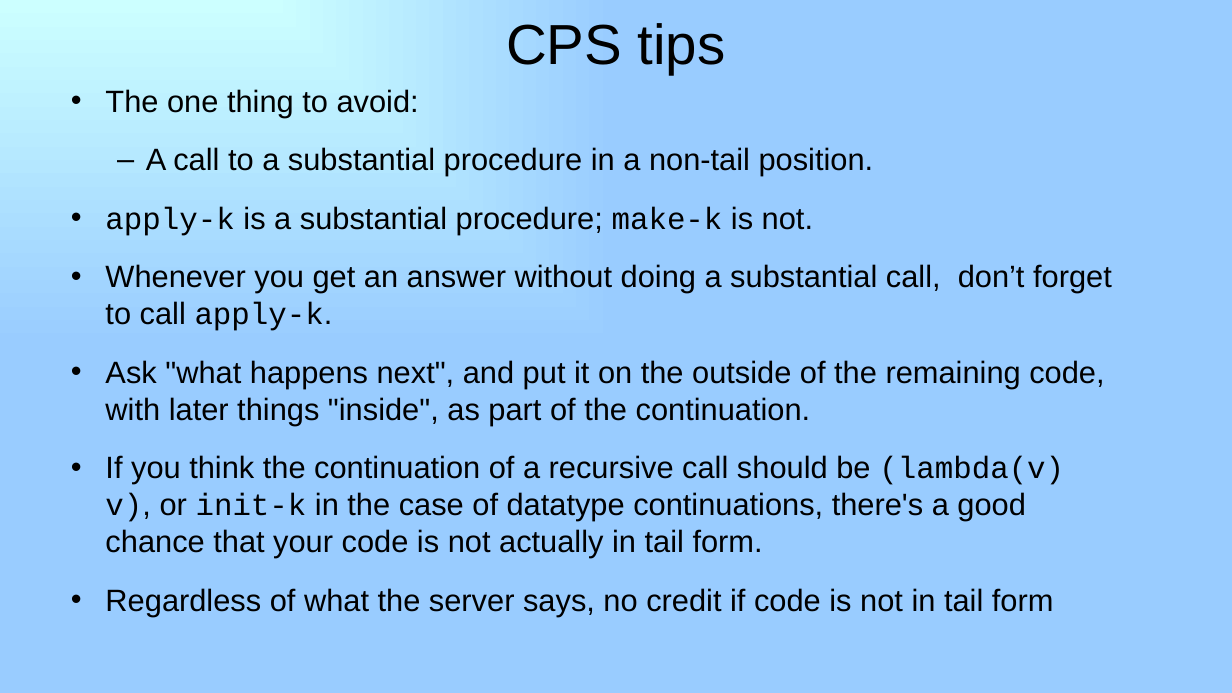
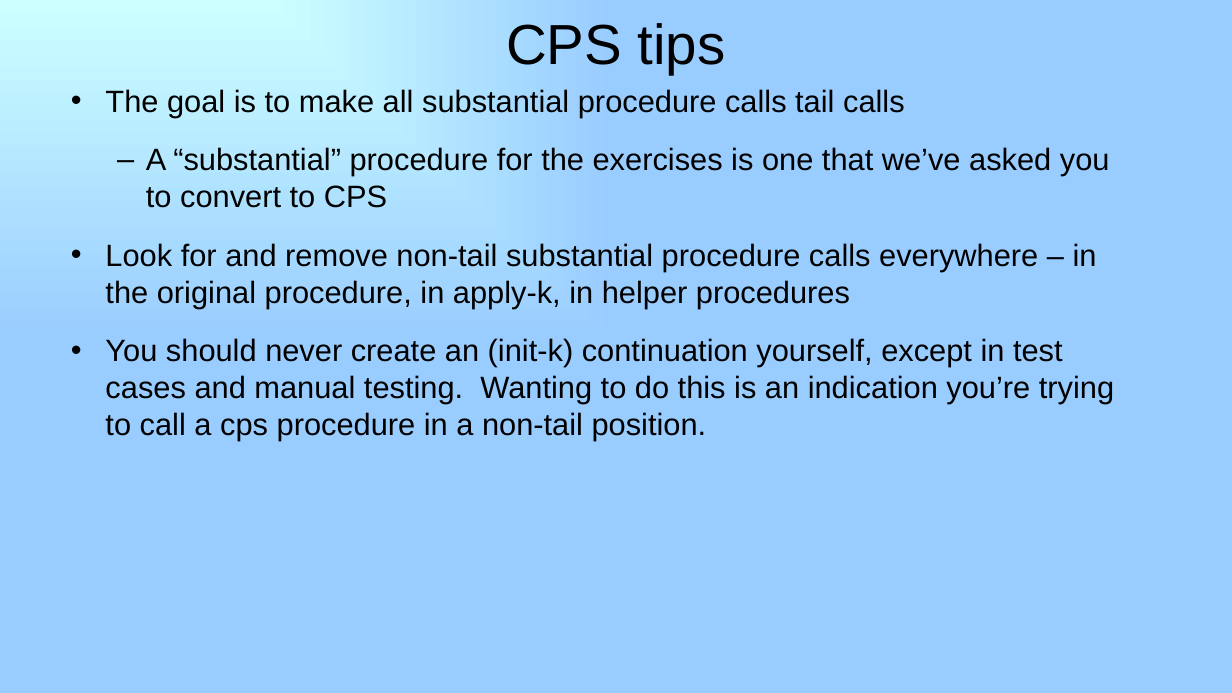
Before and after one commit to RHIT-CSSE/csse304, a slide deck: slide 3 of ClassMaterials/CPSMore2/25-letrec-In-Interpreter.pptx (slide 2 before the commit). Drawn at 1232x693 pixels with LibreOffice and Linux fonts; fonts in the diff are those of the drawing. Boxes give left, top, right and bottom in pixels: in the first picture for what was removed or moved away, otherwise in the second. Text is boxed around its words. In the diff, an @@ line names an element or a change of style, - is before the commit and + after.

```diff
--- a/ClassMaterials/CPSMore2/25-letrec-In-Interpreter.pptx
+++ b/ClassMaterials/CPSMore2/25-letrec-In-Interpreter.pptx
@@ text at [105, 89, 1114, 441]: text changed @@
-• The one thing to avoid:
-  – A call to a substantial procedure in a non-tail position.
-• apply-k is a substantial procedure; make-k is not.
-• Whenever you get an answer without doing a substantial call, don’t forget to call apply-k.
-• Ask "what happens next", and put it on the outside of the remaining code, with later things "inside", as part of the continuation.
-• If you think the continuation of a recursive call should be (lambda(v) v), or init-k in the case of datatype continuations, there's a good chance that your code is not actually in tail form.
-• Regardless of what the server says, no credit if code is not in tail form
+• The goal is to make all substantial procedure calls tail calls
+  – A “substantial” procedure for the exercises is one that we’ve asked you to convert to CPS
+• Look for and remove non-tail substantial procedure calls everywhere – in the original procedure, in apply-k, in helper procedures
+• You should never create an (init-k) continuation yourself, except in test cases and manual testing. Wanting to do this is an indication you’re trying to call a cps procedure in a non-tail position.
```
Also in this commit, not shown: 1 slide added, 5 slides removed, 9 other files.
